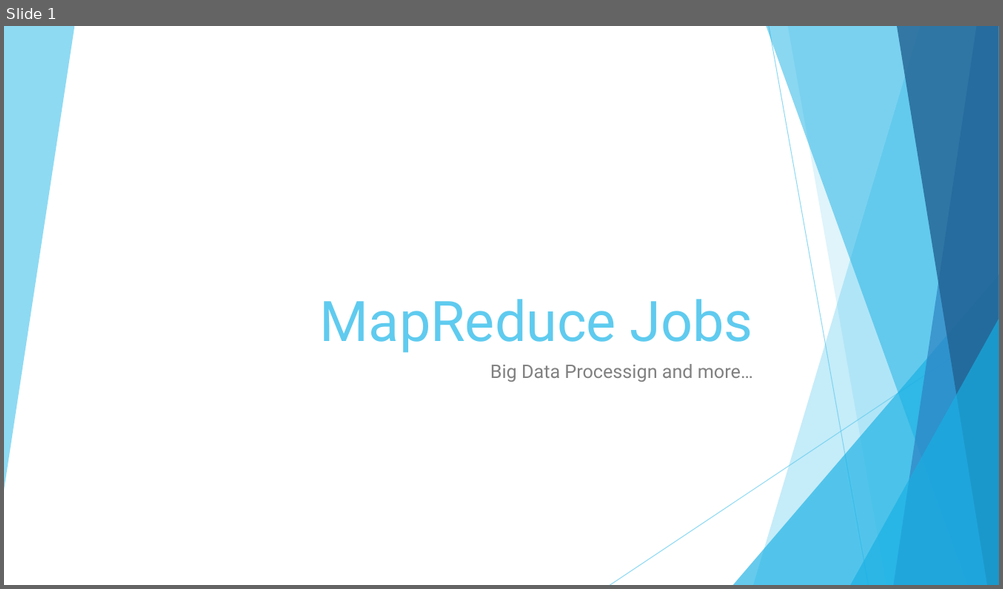
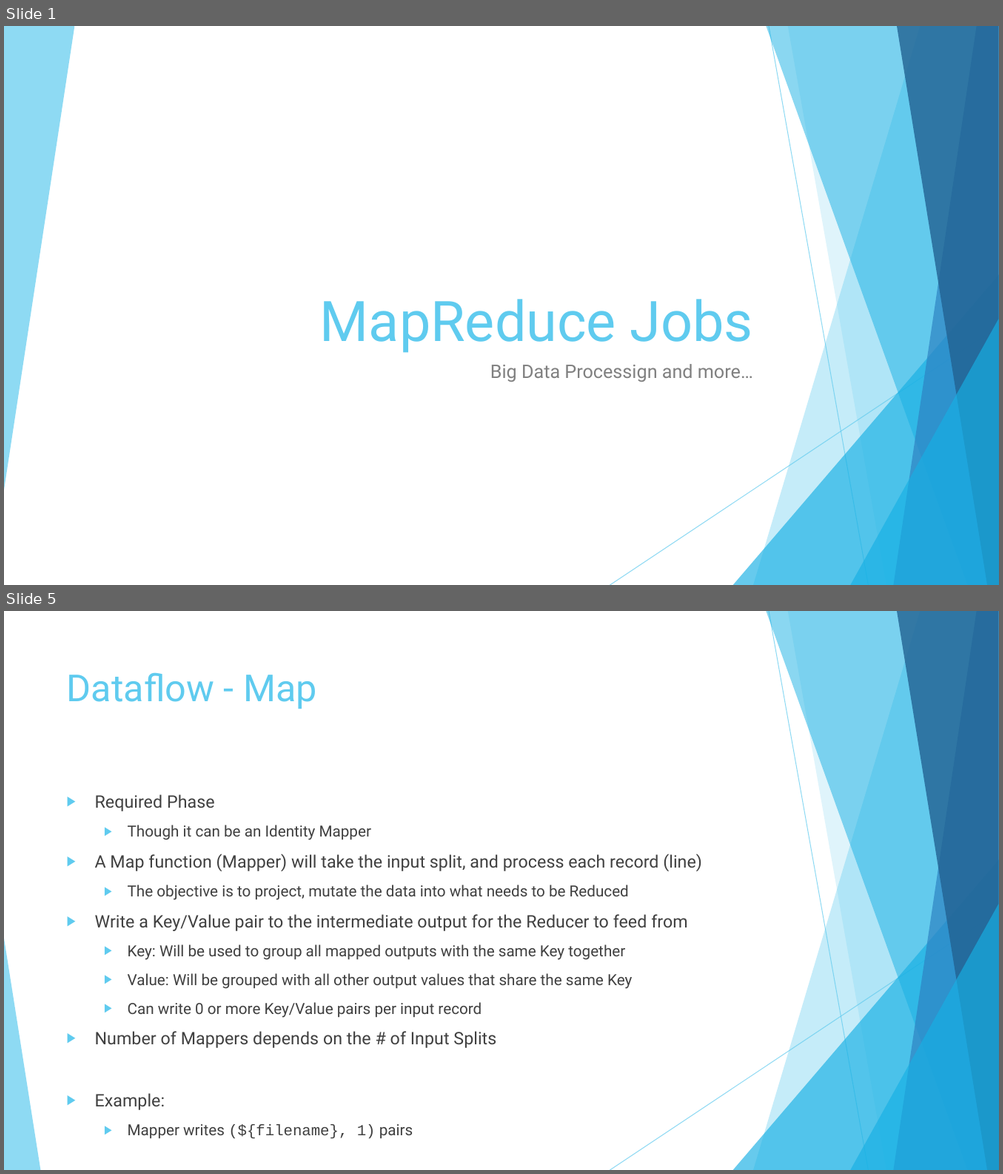
Before and after one commit to number8/blog, a slide deck: 2013-09/hadoop-map-reduce/MapReduce.pptx. Shown one above the other, each under a label of ours: slide 1 before the commit, slides 1 and 5 after it; the slides between them are not shown. The pictures are 1003x589 and 1003x1174 pixels, drawn with LibreOffice and Linux fonts; fonts in the diff are those of the drawing. Boxes give left, top, right and bottom in pixels: in the first picture for what was removed or moved away, otherwise in the second. Text is boxed around its words. In the diff, an @@ line names an element or a change of style, - is before the commit and + after.

```diff
--- a/2013-09/hadoop-map-reduce/MapReduce.pptx
+++ b/2013-09/hadoop-map-reduce/MapReduce.pptx
@@ slide 5 added at [4,611,999,1170], background #FFFFFF; not listed: 9 template elements that a slide beside it also shows @@
@@ title added at [67,672,317,709], 36 pt, text #5FCBEF @@
+Dataflow - Map
@@ text added at [95,795,702,1111], 14.8 pt, text #404040 @@
+▶ Required Phase
+  ▶ Though it can be an Identity Mapper
+▶ A Map function (Mapper) will take the input split, and process each record (line)
+  ▶ The objective is to project, mutate the data into what needs to be Reduced
+▶ Write a Key/Value pair to the intermediate output for the Reducer to feed from
+  ▶ Key: Will be used to group all mapped outputs with the same Key together
+  ▶ Value: Will be grouped with all other output values that share the same Key
+  ▶ Can write 0 or more Key/Value pairs per input record
+▶ Number of Mappers depends on the # of Input Splits
+▶ Example:
+  ▶ Mapper writes (${filename}, 1) pairs
@@ triangle added at [4,939,40,1170], fill #5FCBEF at 70% opacity @@
```
Also in this commit, not shown: 1 slide changed, 18 other slides added, 1 slide removed, 8 other files.
